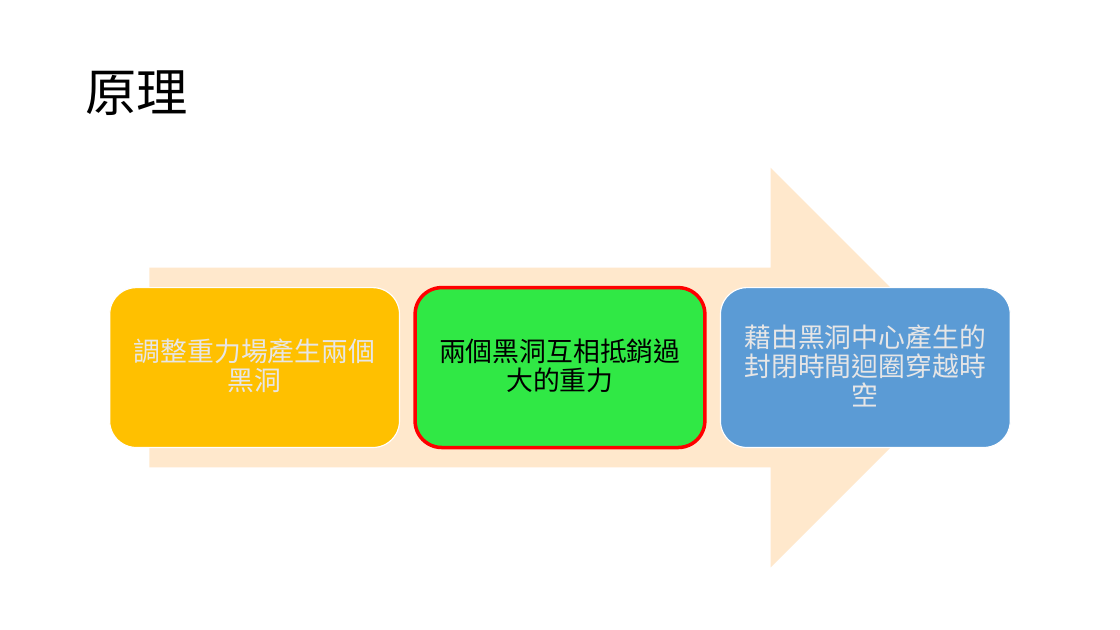
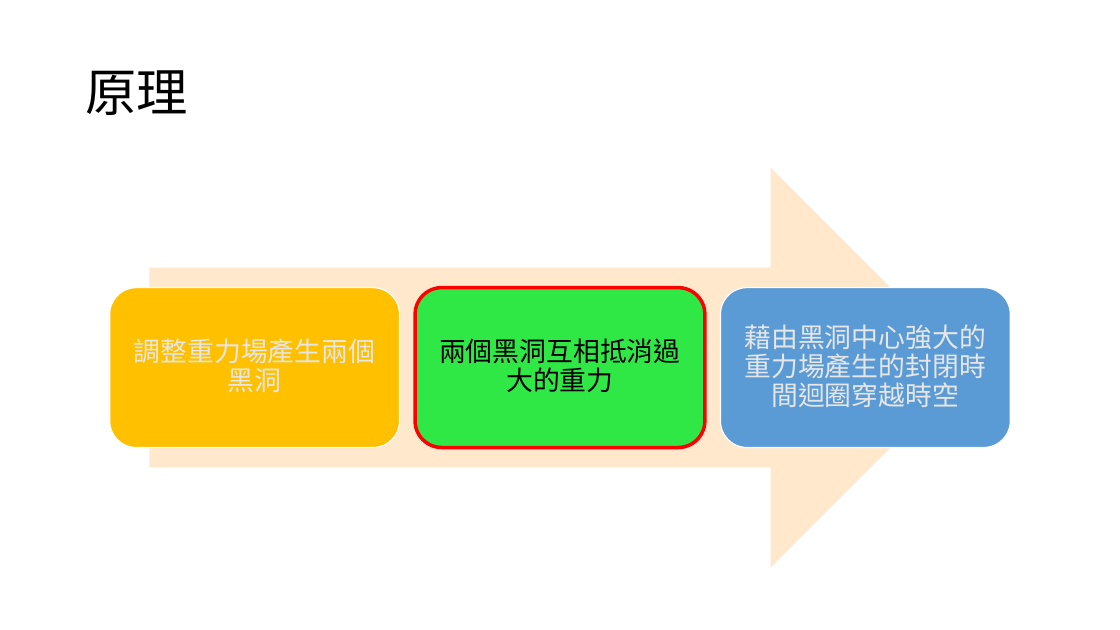
Before and after one commit to TaiChunYen/git, a slide deck: slide 21 of W044週報_戴君諺.pptx. Drawn at 1120x630 pixels with LibreOffice and Linux fonts; fonts in the diff are those of the drawing. Boxes give left, top, right and bottom in pixels: in the first picture for what was removed or moved away, otherwise in the second. Text is boxed around its words. In the diff, an @@ line names an element or a change of style, - is before the commit and + after.

```diff
--- a/W044週報_戴君諺.pptx
+++ b/W044週報_戴君諺.pptx
@@ text at [744,324,986,407]: text changed @@
-藉由黑洞中心產生的封閉時間迴圈穿越時空
+藉由黑洞中心強大的重力場產生的封閉時間迴圈穿越時空
@@ text at [439,338,681,392]: text changed @@
-兩個黑洞互相抵銷過大的重力
+兩個黑洞互相抵消過大的重力
```
Also in this commit, not shown: 11 other slides changed.
